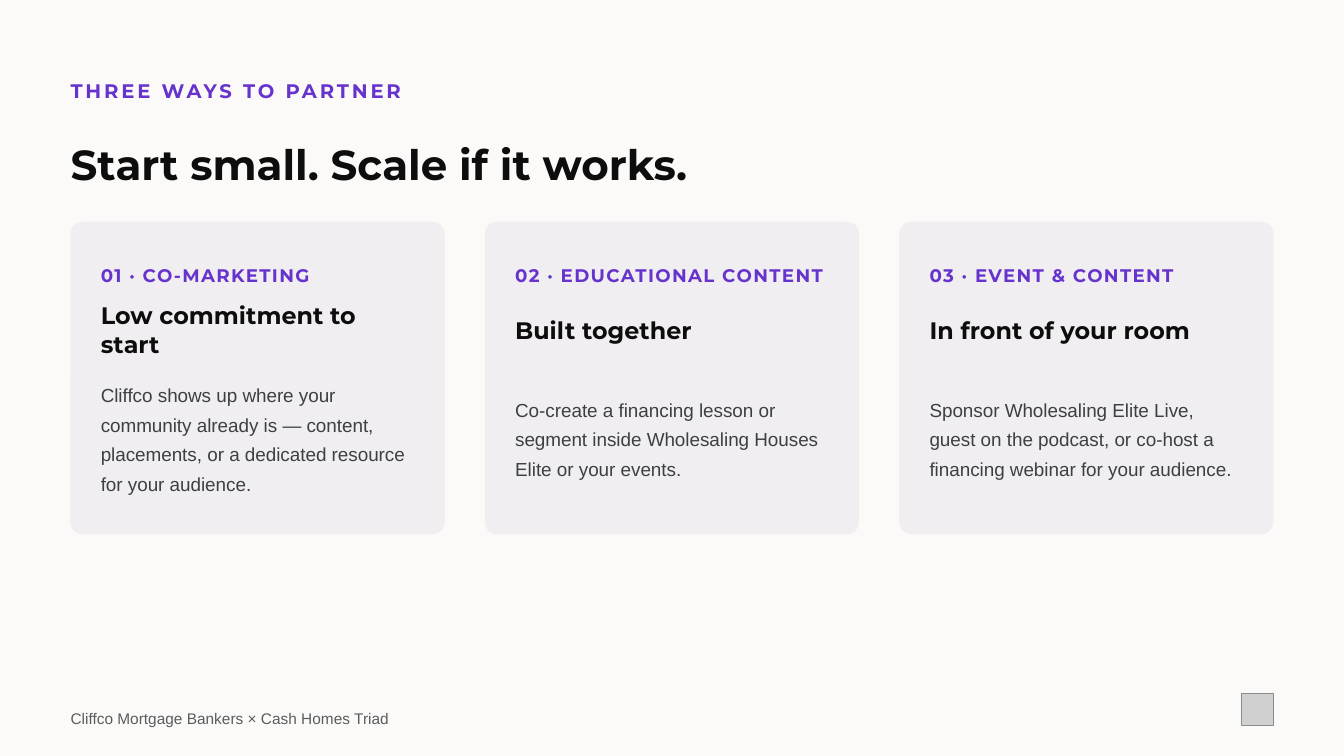
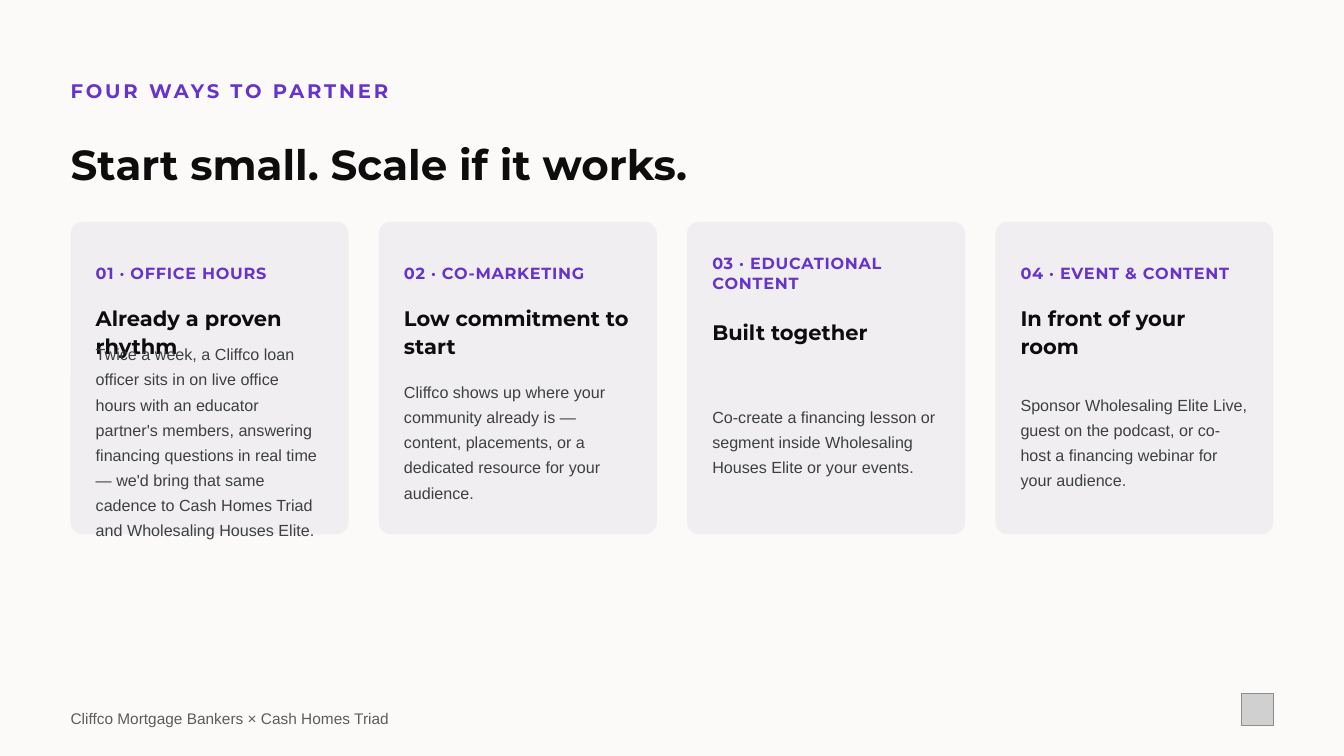
Before and after one commit to loganlevy1/STR, a slide deck: slide 8 of outreach/pitch-decks/cliffco-max-maxwell-partnership.pptx. Drawn at 1344x756 pixels with LibreOffice and Linux fonts; fonts in the diff are those of the drawing; grey boxes stand for pictures. Boxes give left, top, right and bottom in pixels: in the first picture for what was removed or moved away, otherwise in the second. Text is boxed around its words. In the diff, an @@ line names an element or a change of style, - is before the commit and + after.

```diff
--- a/outreach/pitch-decks/cliffco-max-maxwell-partnership.pptx
+++ b/outreach/pitch-decks/cliffco-max-maxwell-partnership.pptx
@@ text at box(149, 84, 219, 99): text changed @@
-THREE WAYS TO PARTNER
+FOUR WAYS TO PARTNER
@@ rounded rectangle: place and size @@
-rounded rectangle at box(71, 222, 445, 534)
+rounded rectangle at box(71, 222, 349, 534)
@@ proportions changed in 3 elements at box(71, 222, 349, 534), box(995, 222, 1273, 534), box(379, 222, 657, 534) @@
@@ rounded rectangle: place and size @@
-rounded rectangle at box(485, 222, 859, 534)
+rounded rectangle at box(379, 222, 657, 534)
@@ rounded rectangle added at box(688, 222, 966, 534), fill #F0EEF1 @@
@@ rounded rectangle: place and size @@
-rounded rectangle at box(899, 222, 1273, 534)
+rounded rectangle at box(995, 222, 1273, 534)
@@ text added at box(96, 267, 266, 279), 11.5 pt, text #6633CC, bold @@
+01 · OFFICE HOURS
@@ text at box(404, 267, 584, 279): text changed; size 13 to 11.5 pt @@
-01 · CO-MARKETING
+02 · CO-MARKETING
@@ text at box(712, 257, 881, 289): text changed; size 13 to 11.5 pt @@
-02 · EDUCATIONAL CONTENT
+03 · EDUCATIONAL CONTENT
@@ text at box(1021, 267, 1229, 279): text changed; size 13 to 11.5 pt @@
-03 · EVENT & CONTENT
+04 · EVENT & CONTENT
@@ size 17 to 15 pt; line spacing 1 to 1.1 in 3 elements at box(1021, 310, 1185, 354), box(712, 323, 867, 345), box(404, 309, 629, 354) @@
@@ text "Low commitment to start": place and size @@
-text "Low commitment to start" at box(101, 305, 356, 353)
+text "Low commitment to start" at box(404, 309, 629, 354)
@@ text "Built together": place and size @@
-text "Built together" at box(515, 320, 692, 344)
+text "Built together" at box(712, 323, 867, 345)
@@ text "In front of your room": place and size @@
-text "In front of your room" at box(930, 321, 1190, 344)
+text "In front of your room" at box(1021, 310, 1185, 354)
@@ text added at box(96, 310, 282, 360), 15 pt, text #0D0D0D, bold @@
+Already a proven rhythm
@@ text added at box(96, 347, 316, 540), 11.5 pt, text #3D4040 @@
+Twice a week, a Cliffco loan officer sits in on live office hours with an educator partner's members, answering financing questions in real time — we'd bring that same cadence to Cash Homes Triad and Wholesaling Houses Elite.
@@ size 13.5 to 11.5 pt in 3 elements at box(1021, 399, 1247, 490), box(712, 411, 935, 477), box(404, 386, 605, 499) @@
@@ text "Cliffco shows up where your ...": place and size @@
-text "Cliffco shows up where your ..." at box(101, 388, 405, 495)
+text "Cliffco shows up where your ..." at box(404, 386, 605, 499)
@@ text "Co-create a financing lesson or ...": place and size @@
-text "Co-create a financing lesson or ..." at box(515, 403, 818, 480)
+text "Co-create a financing lesson or ..." at box(712, 411, 935, 477)
@@ text "Sponsor Wholesaling Elite Live, guest ...": place and size @@
-text "Sponsor Wholesaling Elite Live, guest ..." at box(930, 403, 1232, 480)
+text "Sponsor Wholesaling Elite Live, guest ..." at box(1021, 399, 1247, 490)
```
Also in this commit, not shown: 3 other slides changed, 3 other files.
